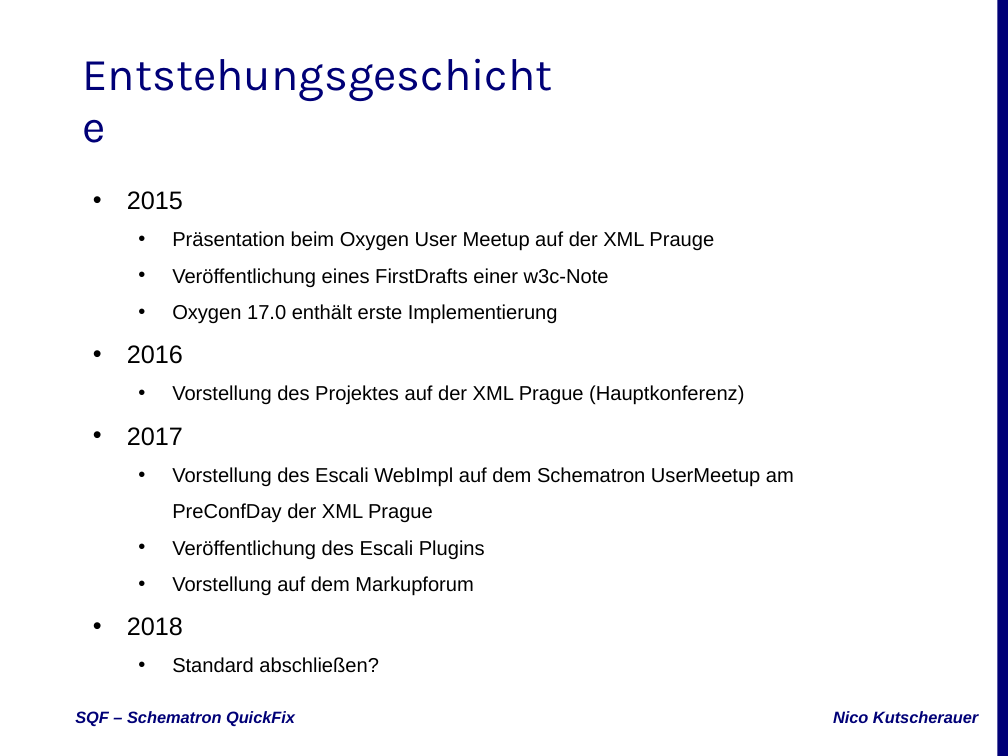
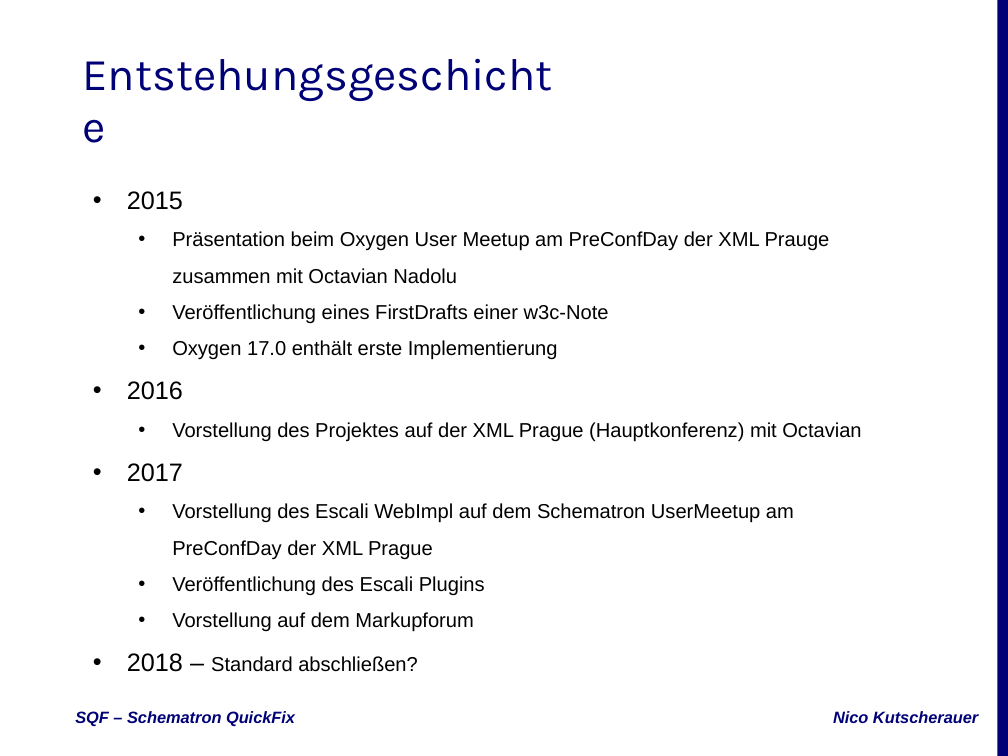
Before and after one commit to nkutsche/SchematronQuickFix-2017-11-17, a slide deck: slide 5 of SQF-Escali.pptx. Drawn at 1008x756 pixels with LibreOffice and Linux fonts; fonts in the diff are those of the drawing; background and template pictures are left out. Boxes give left, top, right and bottom in pixels: in the first picture for what was removed or moved away, otherwise in the second. Text is boxed around its words. In the diff, an @@ line names an element or a change of style, - is before the commit and + after.

```diff
--- a/SQF-Escali.pptx
+++ b/SQF-Escali.pptx
@@ subtitle at bbox=[172, 231, 830, 284]: text changed @@
-  • Präsentation beim Oxygen User Meetup auf der XML Prauge
+  • Präsentation beim Oxygen User Meetup am PreConfDay der XML Prauge zusammen mit Octavian Nadolu
@@ subtitle at bbox=[172, 422, 861, 441]: text changed @@
-  • Vorstellung des Projektes auf der XML Prague (Hauptkonferenz)
+  • Vorstellung des Projektes auf der XML Prague (Hauptkonferenz) mit Octavian
@@ subtitle at bbox=[127, 653, 418, 672]: text changed @@
-• 2018
-  • Standard abschließen?
+• 2018 – Standard abschließen?
```
Also in this commit, not shown: 2 other slides changed, 1 other file.
